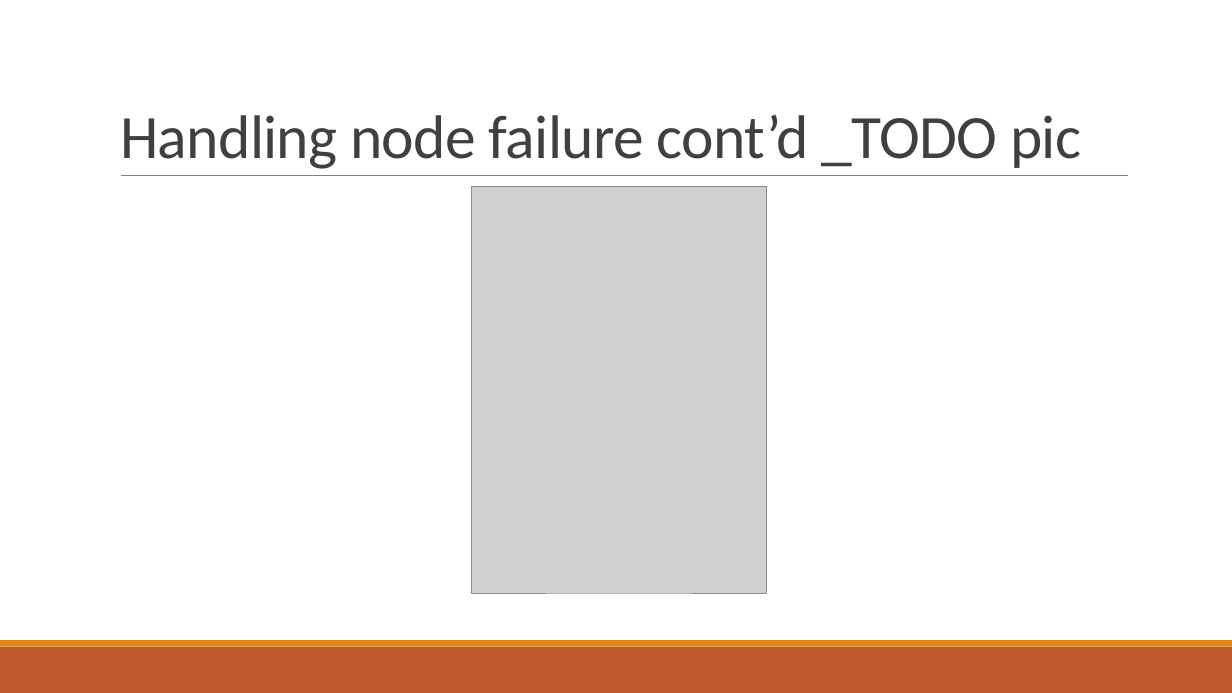
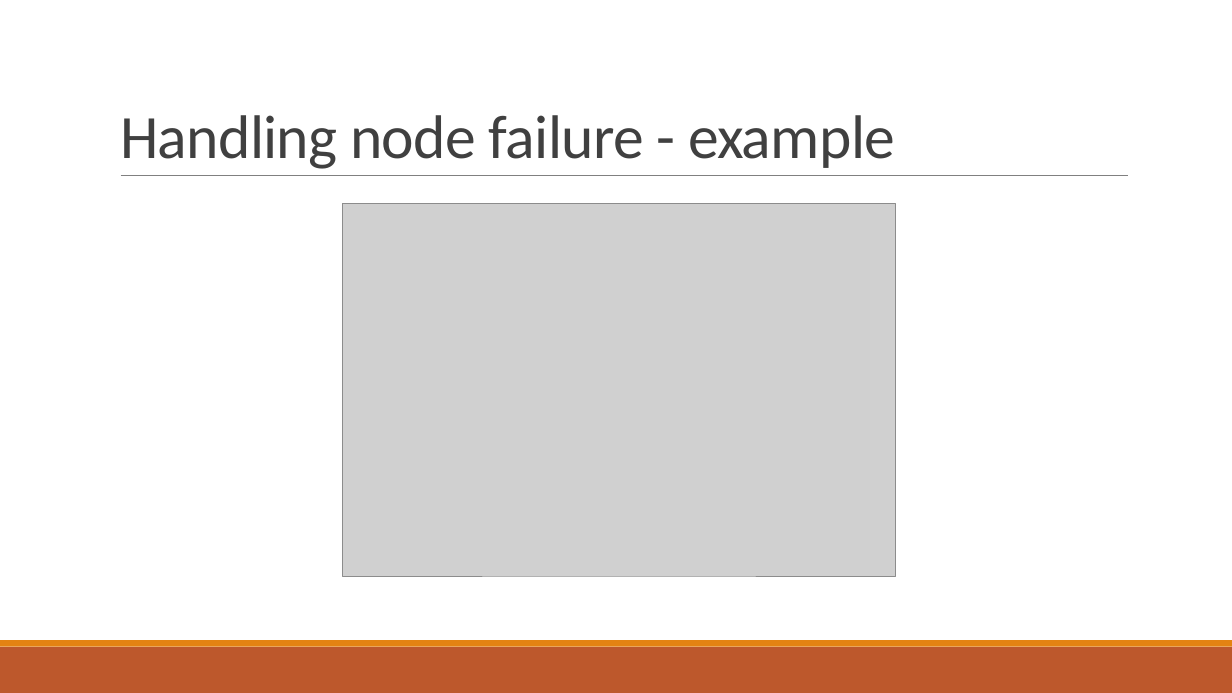
Before and after one commit to PStahl/master_thesis, a slide deck: slide 29 of presentation/presentation2.pptx (slide 27 before the commit). Drawn at 1232x693 pixels with LibreOffice and Linux fonts; fonts in the diff are those of the drawing; grey boxes stand for pictures. Boxes give left, top, right and bottom in pixels: in the first picture for what was removed or moved away, otherwise in the second. Text is boxed around its words. In the diff, an @@ line names an element or a change of style, - is before the commit and + after.

```diff
--- a/presentation/presentation2.pptx
+++ b/presentation/presentation2.pptx
@@ title at (x1=120, y1=115, x2=895, y2=169): text changed @@
-Handling node failure cont’d _TODO pic
+Handling node failure - example
@@ picture resized from (x1=472, y1=187, x2=767, y2=593) to (x1=343, y1=203, x2=896, y2=576) @@
```
Also in this commit, not shown: 5 other slides changed, 1 slide removed.
